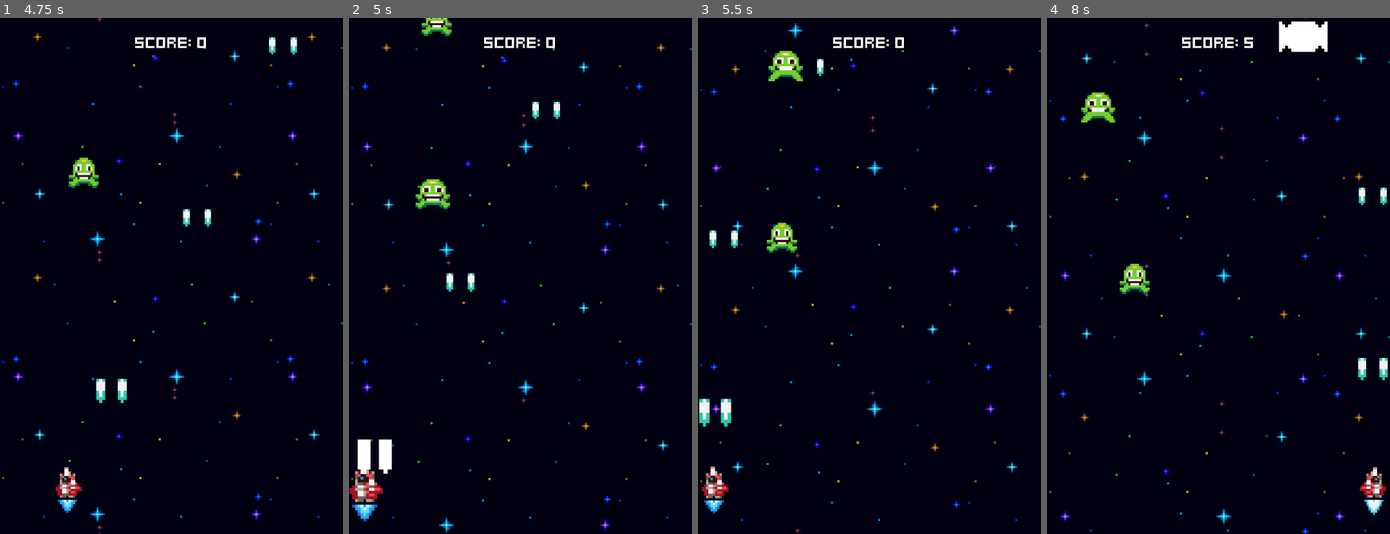
Above: before the commit, frames 1-4 (left to right).
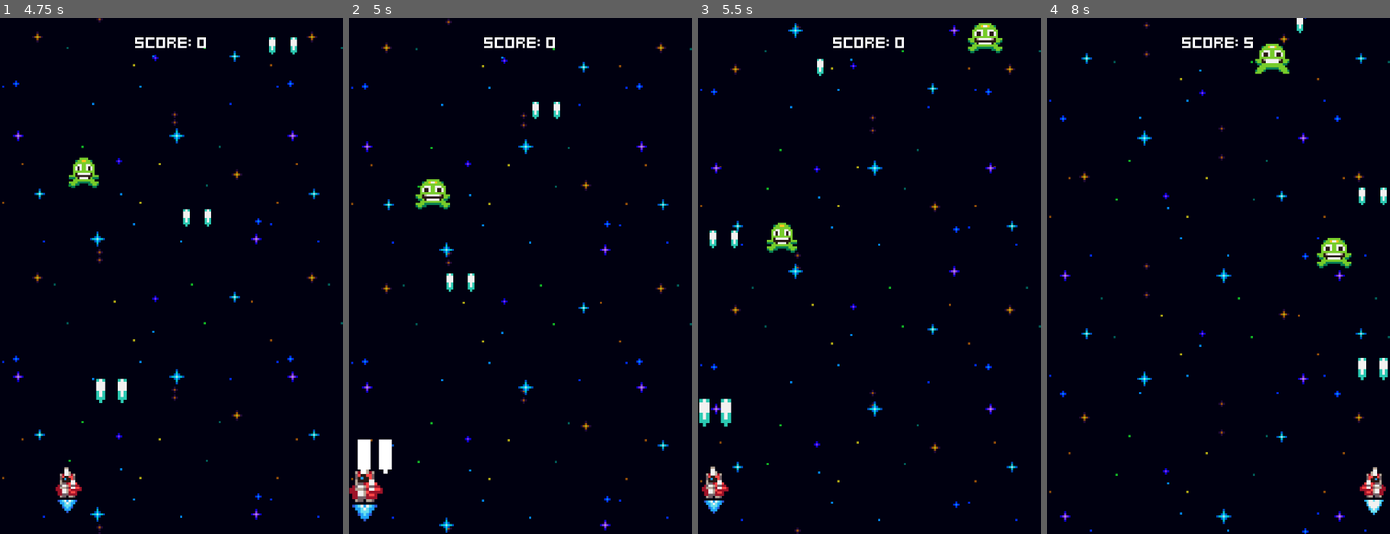
Above: after the commit, the same moments.

Repository: MatZ-Dev/heartbeast-space-shooter
Game: Godot game, scene res://menus/menu.tscn
Two runs of this game, one before a commit and one after it. Both use one fixed random seed, a clock stepped at 60 frames per second and the inputs below.
Inputs:
- Up to frame 1 (4.75 s): tap Space at 0.5 s; hold Right (ui_right) 0.53-1.28 s; tap Enter (ui_accept) at 0.77, 1.52, 3.02, 3.77, 4.52 s; hold Left (ui_left) 1.28-2.03 s; hold Right (ui_right) 2.03-3.53 s; hold Left (ui_left) from 3.53 s (still down)
- Up to frame 2 (5 s): keep holding Left (ui_left)
- Up to frame 3 (5.5 s): keep holding Left (ui_left)
- Up to frame 4 (8 s): release Left (ui_left) at 5.78 s; hold Right (ui_right) from 5.78 s (still down); tap Enter (ui_accept) at 6.02, 6.77, 7.52 s

Frame 1 is identical in both runs. In frame 2, 0.2% of the frame differs, in the area x 21-31%, y 0-4%; in frame 3, 0.9%; in frame 4, 2.4%, in the area x 9-89%, y 0-54%.

Commit message:
Part-17 Difficulty Curve

Diff:
--- a/enemies/enemy_generator.gd
+++ b/enemies/enemy_generator.gd
@@ -4,6 +4,7 @@
 @export var YellowEnemyScene: PackedScene
 @export var PinkEnemyScene: PackedScene
 
+@export var game_stats:  GameStats
 
 var margin = 8
 var screen_width = ProjectSettings.get_setting("display/window/size/viewport_width")
@@ -15,11 +16,19 @@
 
 func _ready() -> void:
 	green_enemy_spawn_timer.timeout.connect(handle_spawn.bind(GreenEnemyScene, green_enemy_spawn_timer))
-	yellow_enemy_spawn_timer.timeout.connect(handle_spawn.bind(YellowEnemyScene, yellow_enemy_spawn_timer))
-	pink_enemy_spawn_timer.timeout.connect(handle_spawn.bind(PinkEnemyScene, pink_enemy_spawn_timer))
+	yellow_enemy_spawn_timer.timeout.connect(handle_spawn.bind(YellowEnemyScene, yellow_enemy_spawn_timer, 5.0))
+	pink_enemy_spawn_timer.timeout.connect(handle_spawn.bind(PinkEnemyScene, pink_enemy_spawn_timer, 10.0))
 
 
-func handle_spawn(enemy_scene: PackedScene, timer: Timer) -> void:
+func handle_spawn(enemy_scene: PackedScene, timer: Timer, time_offset: float = 1.0) -> void:
 		spawner_component.scene = enemy_scene
 		spawner_component.spawn(Vector2(randf_range(margin, screen_width - margin), -16.0))
-		timer.start()
+		var spawn_rate = time_offset / (0.5 + (game_stats.score * 0.01))
+		timer.start(spawn_rate + randf_range(0.25, 0.5))
+
+		game_stats.score_changed.connect(func(new_score: int) -> void:
+			if new_score > 10:
+				yellow_enemy_spawn_timer.process_mode = Node.PROCESS_MODE_INHERIT
+			if new_score > 50:
+				pink_enemy_spawn_timer.process_mode = Node.PROCESS_MODE_INHERIT
+		)
--- a/enemies/enemy_generator.tscn
+++ b/enemies/enemy_generator.tscn
@@ -5,12 +5,14 @@
 [ext_resource type="PackedScene" uid="uid://c7r1b3vmw8vfc" path="res://enemies/green_enemy.tscn" id="2_d5nw7"]
 [ext_resource type="PackedScene" uid="uid://c8rgsavyaqcek" path="res://enemies/yellow_enemy.tscn" id="3_m4hnj"]
 [ext_resource type="PackedScene" uid="uid://0njis2lsia21" path="res://enemies/pink_enemy.tscn" id="4_fag5v"]
+[ext_resource type="Resource" uid="uid://cd0n2f7rvnkdc" path="res://game_stats.tres" id="5_rpav0"]
 
 [node name="EnemyGenerator" type="Node2D" unique_id=2008452015]
 script = ExtResource("1_k80ol")
 GreenEnemyScene = ExtResource("2_d5nw7")
 YellowEnemyScene = ExtResource("3_m4hnj")
 PinkEnemyScene = ExtResource("4_fag5v")
+game_stats = ExtResource("5_rpav0")
 
 [node name="SpawnerComponent" type="Node2D" parent="." unique_id=478036889]
 script = ExtResource("1_p85au")
@@ -22,11 +24,13 @@
 autostart = true
 
 [node name="YellowEnemySpawnTimer" type="Timer" parent="." unique_id=1257239999]
+process_mode = 4
 wait_time = 5.0
 one_shot = true
 autostart = true
 
 [node name="PinkEnemySpawnTimer" type="Timer" parent="." unique_id=1386176703]
+process_mode = 4
 wait_time = 10.0
 one_shot = true
 autostart = true
